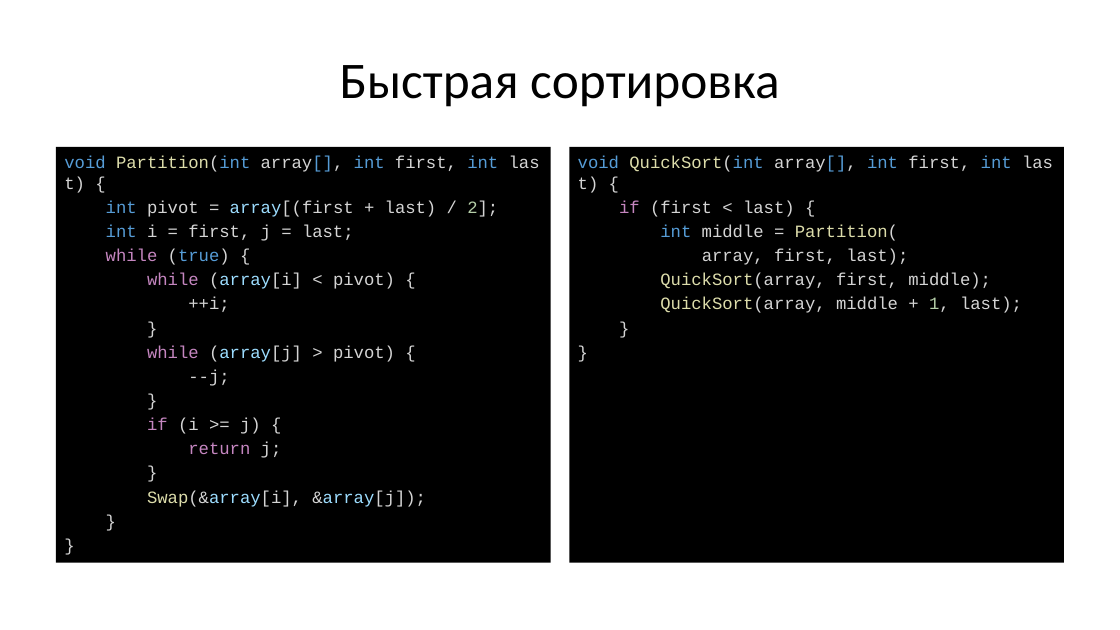
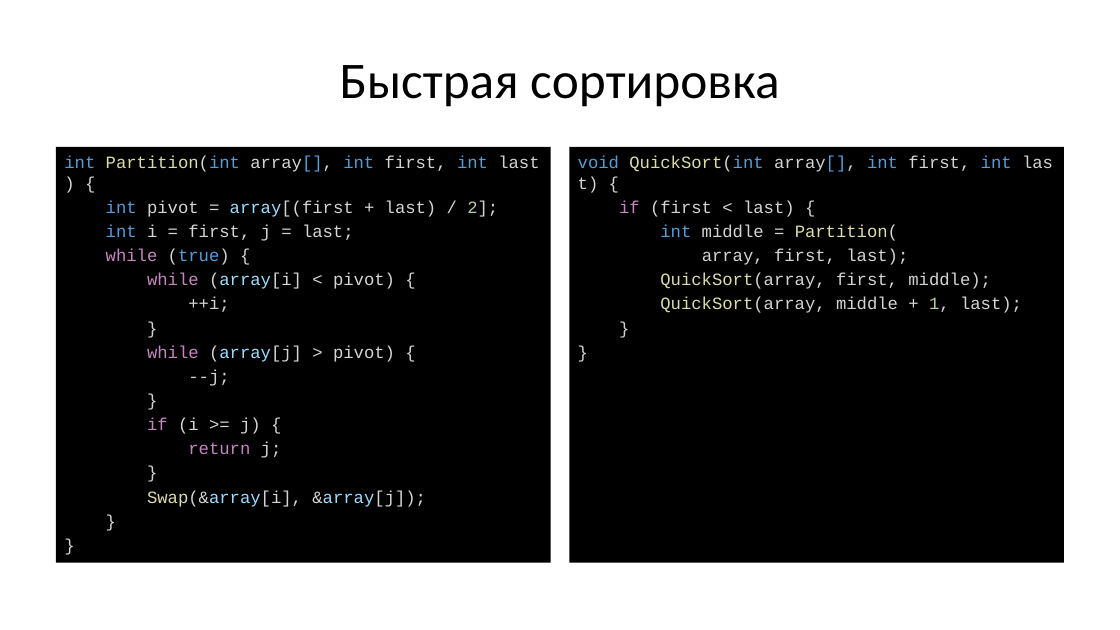
Before and after one commit to Evgueni-Petrov-aka-espetrov/Algorithms-and-Programming-in-C-pptx, a slide deck: slide 92 of 13 Сортировка.pptx. Drawn at 1120x630 pixels with LibreOffice and Linux fonts; fonts in the diff are those of the drawing. Boxes give left, top, right and bottom in pixels: in the first picture for what was removed or moved away, otherwise in the second. Text is boxed around its words. In the diff, an @@ line names an element or a change of style, - is before the commit and + after.

Commit message:
в быстрой сортировке -- void partition -> int partition

```diff
--- a/13 Сортировка.pptx
+++ b/13 Сортировка.pptx
@@ text at (64,156,539,172): text changed @@
-void Partition(int array[], int first, int last) {
+int Partition(int array[], int first, int last) {
```
